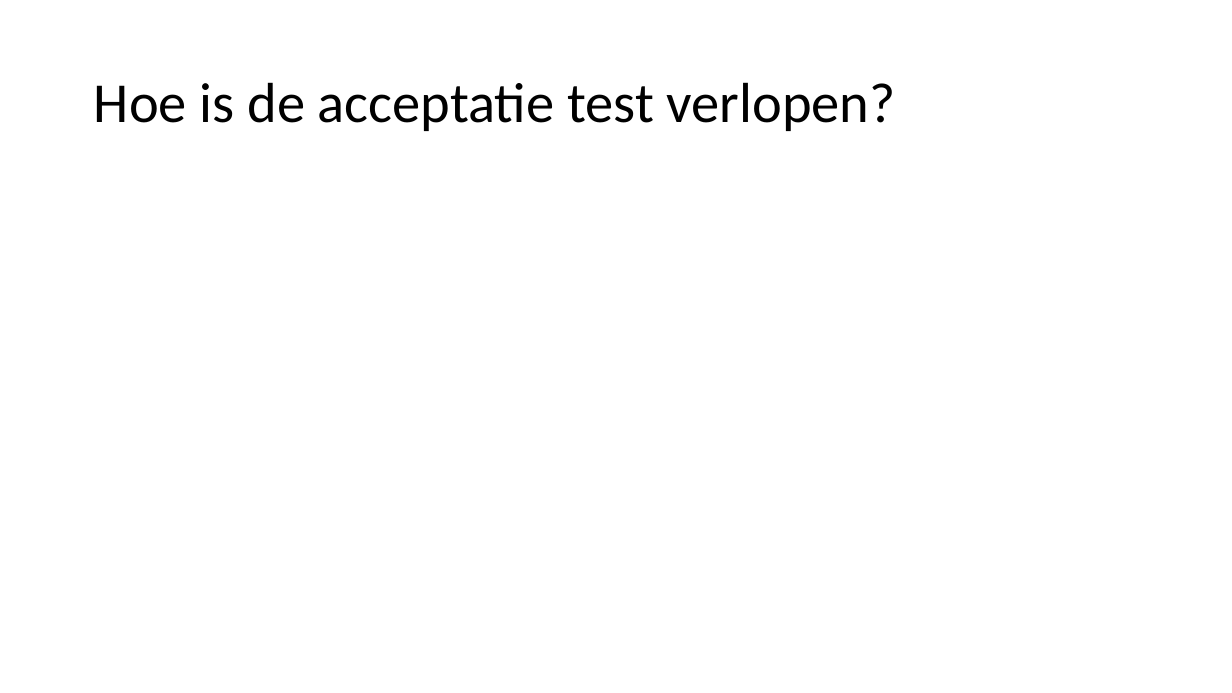
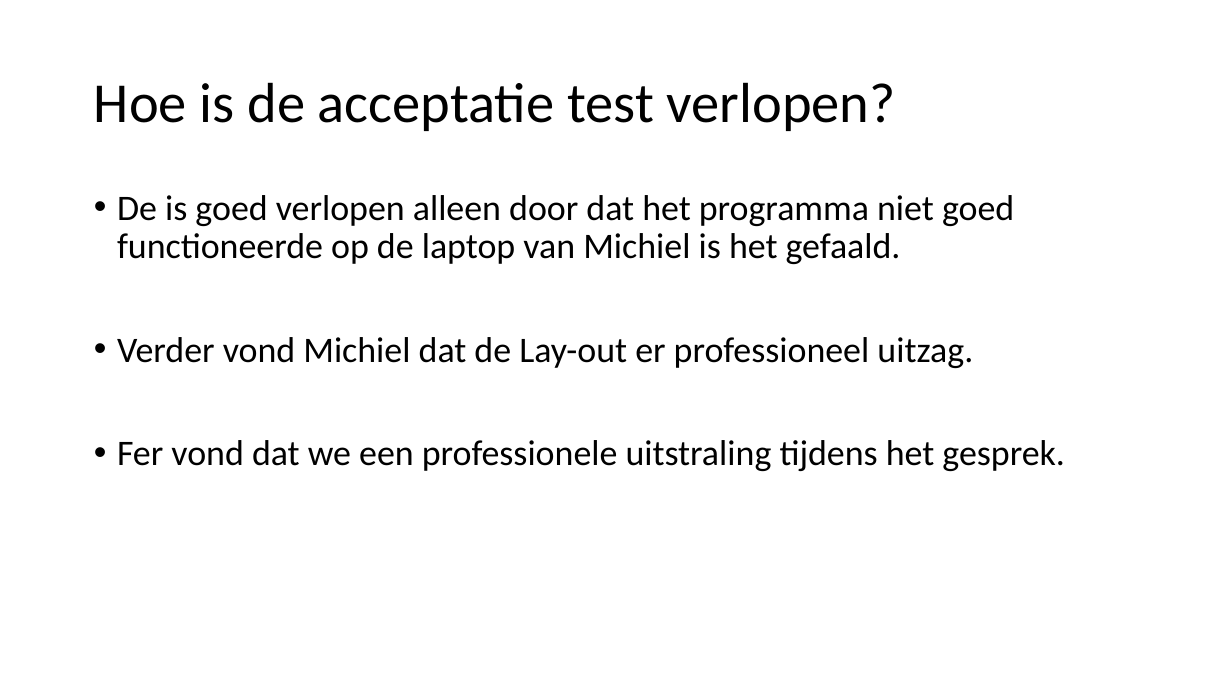
Before and after one commit to DeGokkers/De_Gokker, a slide deck: slide 8 of Project Files - Documentatie/Presentatie.pptx. Drawn at 1232x693 pixels with LibreOffice and Linux fonts; fonts in the diff are those of the drawing. Boxes give left, top, right and bottom in pixels: in the first picture for what was removed or moved away, otherwise in the second. Text is boxed around its words. In the diff, an @@ line names an element or a change of style, - is before the commit and + after.

```diff
--- a/Project Files - Documentatie/Presentatie.pptx
+++ b/Project Files - Documentatie/Presentatie.pptx
@@ text added at (x1=117, y1=195, x2=1065, y2=471), 28 pt, text #000000 @@
+• De is goed verlopen alleen door dat het programma niet goed functioneerde op de laptop van Michiel is het gefaald.
+• Verder vond Michiel dat de Lay-out er professioneel uitzag.
+• Fer vond dat we een professionele uitstraling tijdens het gesprek.
```
Also in this commit, not shown: 2 other slides changed.
